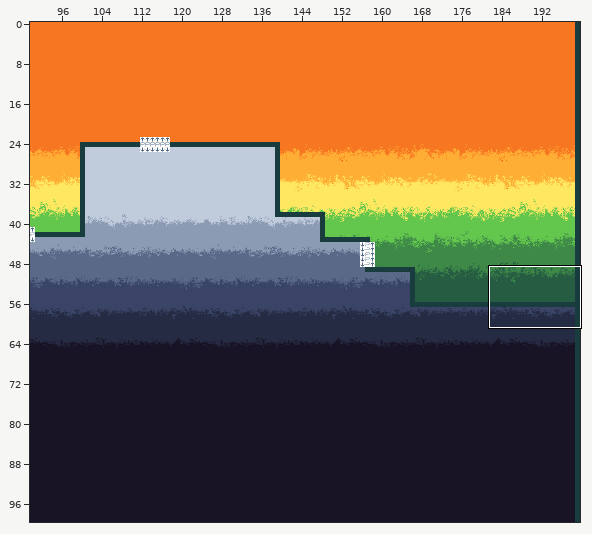
An edit to a level. Tiled map, assets/maps/Test.tmx. The picture above shows the old version from afar; the outline marks the close-up.
Close-up. The starting point:
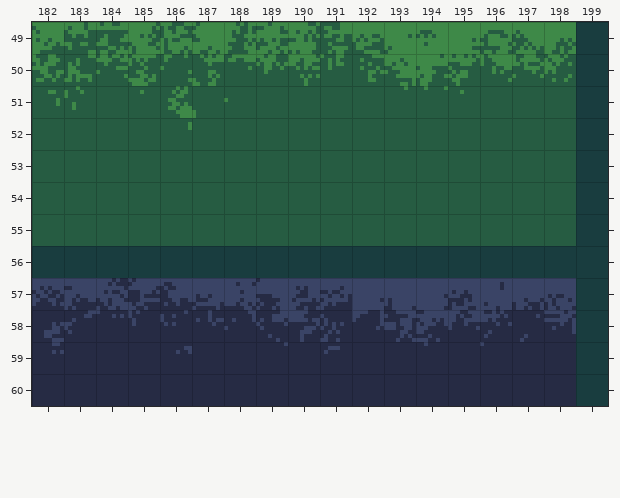
Cells are 8x8 px. Shown: x 182..199, y 49..60. The commit also changed other parts of the map, which this record leaves out.
And afterwards:
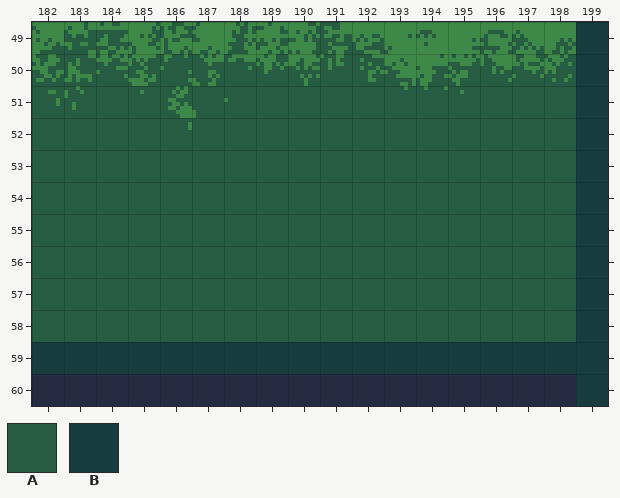
Key: from "Gradient-Green-Orange": A 867; from "Ground": B 0.
_ is an empty cell.
What changed:
Layer "Top Gradient":
y 56..58: x 182..198 _________________ -> AAAAAAAAAAAAAAAAA
Layer "Ground":
y 56: x 182..198 BBBBBBBBBBBBBBBBB -> _________________
y 59: x 182 _ -> B; x 186 _ -> B; x 189 _ -> B; x 191 _ -> B; x 194 _ -> B; x 196 _ -> B
